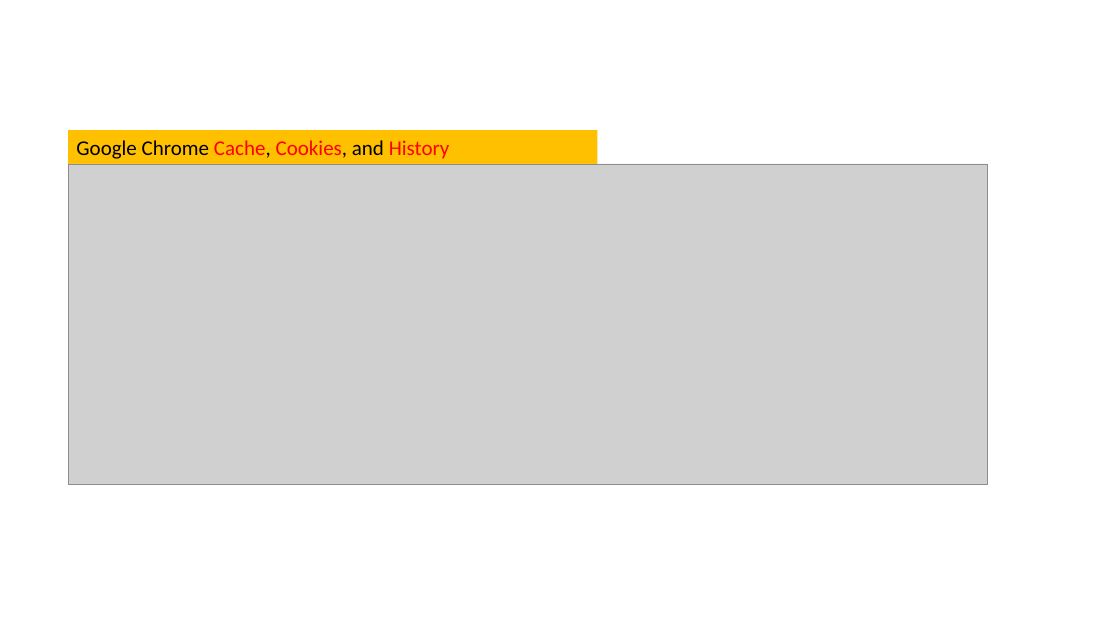
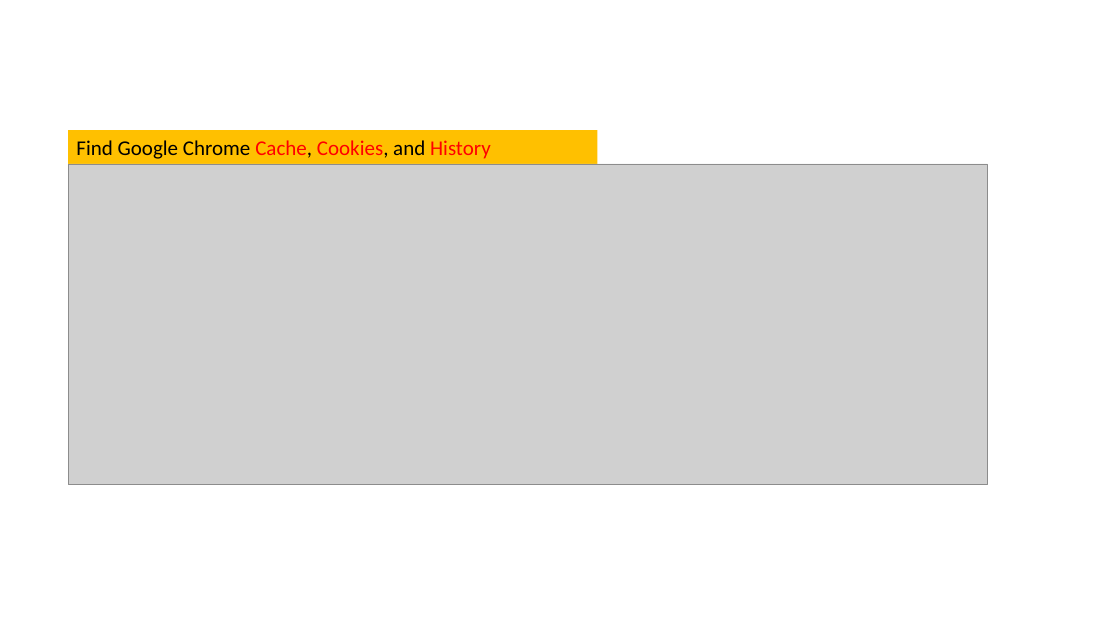
Before and after one commit to frankwxu/digital-forensics-lab, a slide deck: slide 11 of NIST_Data_Leakage_Case/NIST_Data_Leakage_03_WebHistory_SQL.pptx. Drawn at 1120x630 pixels with LibreOffice and Linux fonts; fonts in the diff are those of the drawing; grey boxes stand for pictures; background and template pictures are left out. Boxes give left, top, right and bottom in pixels: in the first picture for what was removed or moved away, otherwise in the second. Text is boxed around its words. In the diff, an @@ line names an element or a change of style, - is before the commit and + after.

```diff
--- a/NIST_Data_Leakage_Case/NIST_Data_Leakage_03_WebHistory_SQL.pptx
+++ b/NIST_Data_Leakage_Case/NIST_Data_Leakage_03_WebHistory_SQL.pptx
@@ text in rectangle at (x1=76, y1=140, x2=491, y2=159): text changed; text colour #FF0000 to #000000 @@
-Google Chrome Cache, Cookies, and History
+Find Google Chrome Cache, Cookies, and History
```
Also in this commit, not shown: 6 other slides changed, 10 other files.
